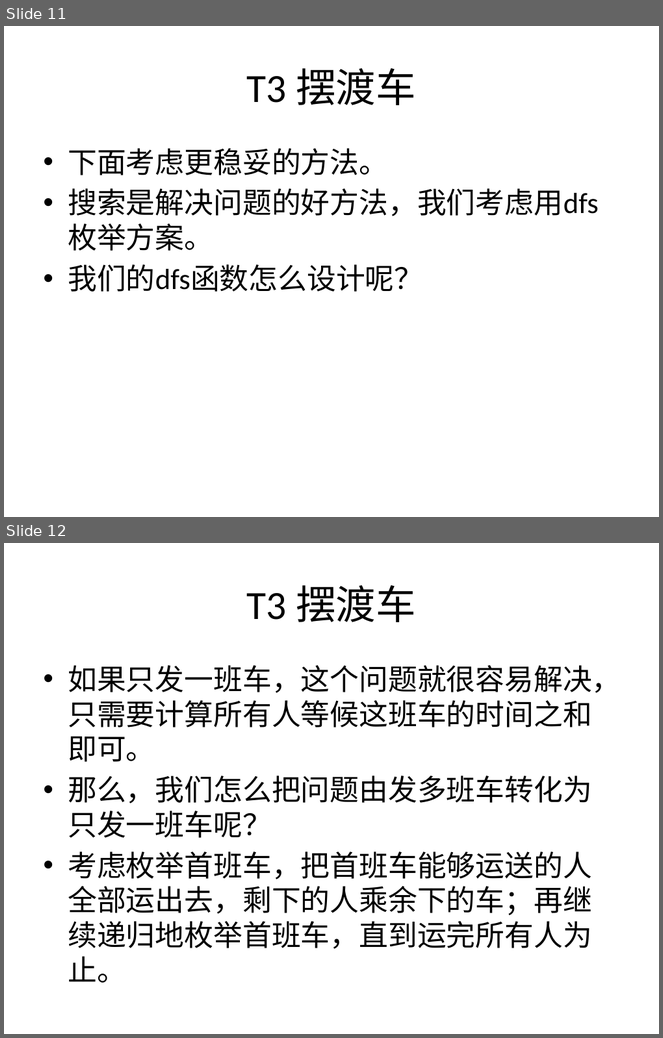
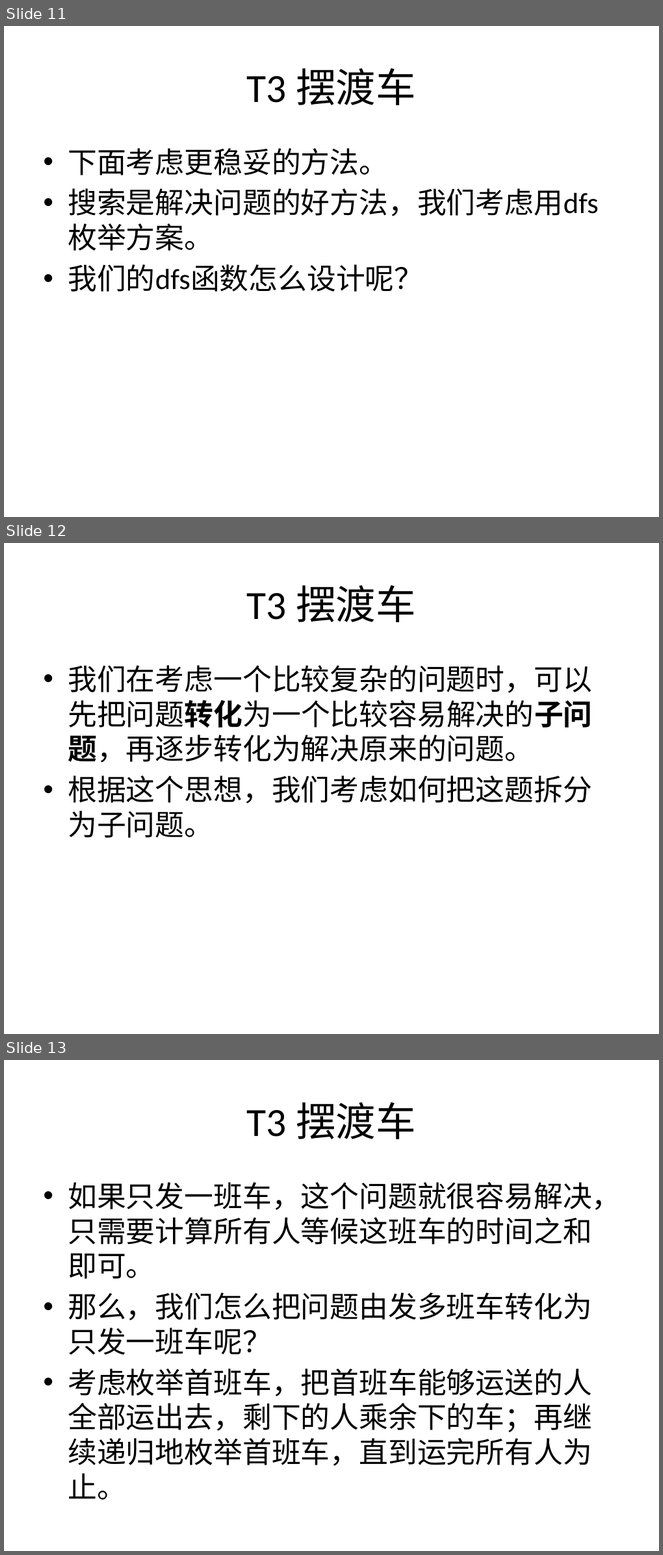
Before and after one commit to mrj1018/OI, a slide deck: PJ2018/T1_T3.pptx. Shown one above the other, each under a label of ours: slides 11 and 12 before the commit, slides 11, 12 and 13 after it. The pictures are 663x1038 and 663x1555 pixels, drawn with LibreOffice and Linux fonts; fonts in the diff are those of the drawing; background and template pictures are left out. Boxes give left, top, right and bottom in pixels: in the first picture for what was removed or moved away, otherwise in the second. Text is boxed around its words. In the diff, an @@ line names an element or a change of style, - is before the commit and + after.

```diff
--- a/PJ2018/T1_T3.pptx
+++ b/PJ2018/T1_T3.pptx
@@ slide 12 added at [4,543,659,1034], background picture (left out) @@
@@ title added at [247,585,416,622], 44 pt, text #000000 @@
+T3 摆渡车
@@ text added at [68,665,592,838], 32 pt, text #000000 @@
+• 我们在考虑一个比较复杂的问题时，可以先把问题转化为一个比较容易解决的子问题，再逐步转化为解决原来的问题。
+• 根据这个思想，我们考虑如何把这题拆分为子问题。
@@ what was slide 12 is now slide 13 @@
```
Also in this commit, not shown: 1 slide changed.
